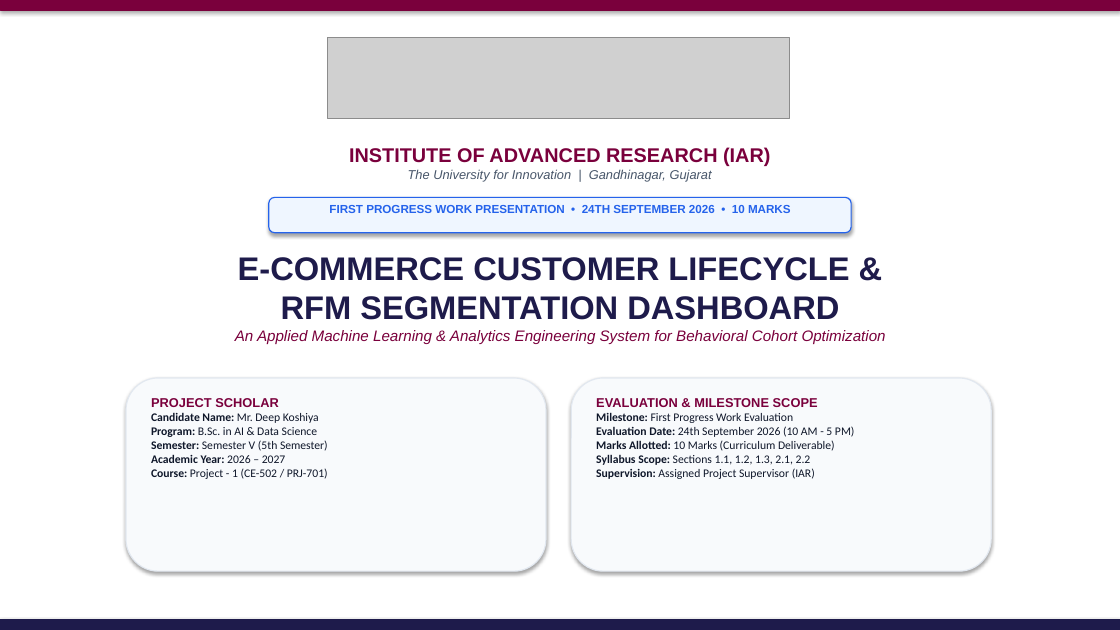
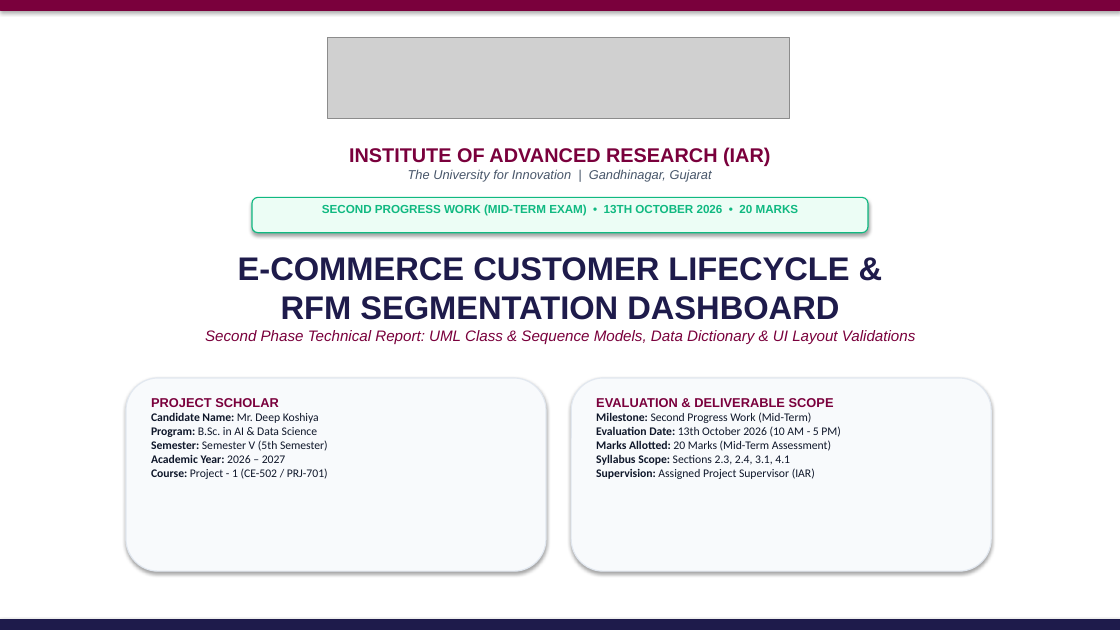
Before and after one commit to Deep-k-coder/ecommerce-rfm-analytics, a slide deck: slide 1 of Deep_Koshiya_ProjectPresentation.pptx. Drawn at 1120x630 pixels with LibreOffice and Linux fonts; fonts in the diff are those of the drawing; grey boxes stand for pictures. Boxes give left, top, right and bottom in pixels: in the first picture for what was removed or moved away, otherwise in the second. Text is boxed around its words. In the diff, an @@ line names an element or a change of style, - is before the commit and + after.

Commit message:
feat(phase2): deliver comprehensive Second Phase Work (Mid-Term Exam - 20 Marks) report & presentation with UML Class Diagram, Sequence Diagram, Data Dictionary, and Screen Validations

```diff
--- a/Deep_Koshiya_ProjectPresentation.pptx
+++ b/Deep_Koshiya_ProjectPresentation.pptx
@@ rounded rectangle resized from (x1=269, y1=197, x2=851, y2=233) to (x1=252, y1=197, x2=868, y2=233) @@
@@ rounded rectangle at (x1=252, y1=197, x2=868, y2=233): fill #EFF6FF to #ECFDF5; outline #2563EB 1 pt to #10B981 1 pt @@
@@ text at (x1=322, y1=204, x2=799, y2=216): text changed; text colour #2563EB to #10B981 @@
-FIRST PROGRESS WORK PRESENTATION • 24TH SEPTEMBER 2026 • 10 MARKS
+SECOND PROGRESS WORK (MID-TERM EXAM) • 13TH OCTOBER 2026 • 20 MARKS
@@ text at (x1=205, y1=330, x2=915, y2=344): text changed @@
-An Applied Machine Learning & Analytics Engineering System for Behavioral Cohort Optimization
+Second Phase Technical Report: UML Class & Sequence Models, Data Dictionary & UI Layout Validations
@@ text at (x1=596, y1=398, x2=840, y2=465): text changed @@
-EVALUATION & MILESTONE SCOPE
-Milestone: First Progress Work Evaluation
-Evaluation Date: 24th September 2026 (10 AM - 5 PM)
-Marks Allotted: 10 Marks (Curriculum Deliverable)
-Syllabus Scope: Sections 1.1, 1.2, 1.3, 2.1, 2.2
+EVALUATION & DELIVERABLE SCOPE
+Milestone: Second Progress Work (Mid-Term)
+Evaluation Date: 13th October 2026 (10 AM - 5 PM)
+Marks Allotted: 20 Marks (Mid-Term Assessment)
+Syllabus Scope: Sections 2.3, 2.4, 3.1, 4.1
```
Also in this commit, not shown: 5 other slides changed, 4 slides added, 4 slides removed, 24 other files.
